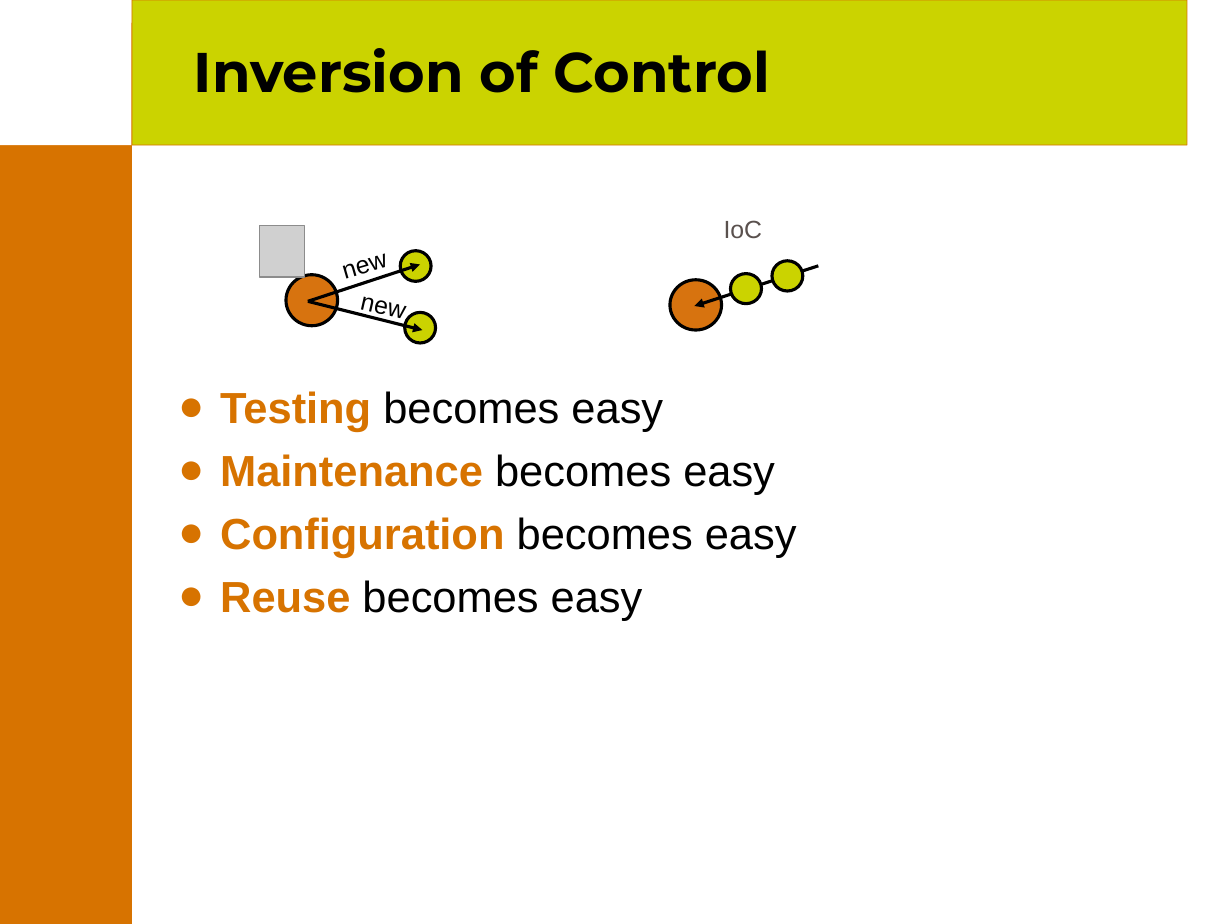
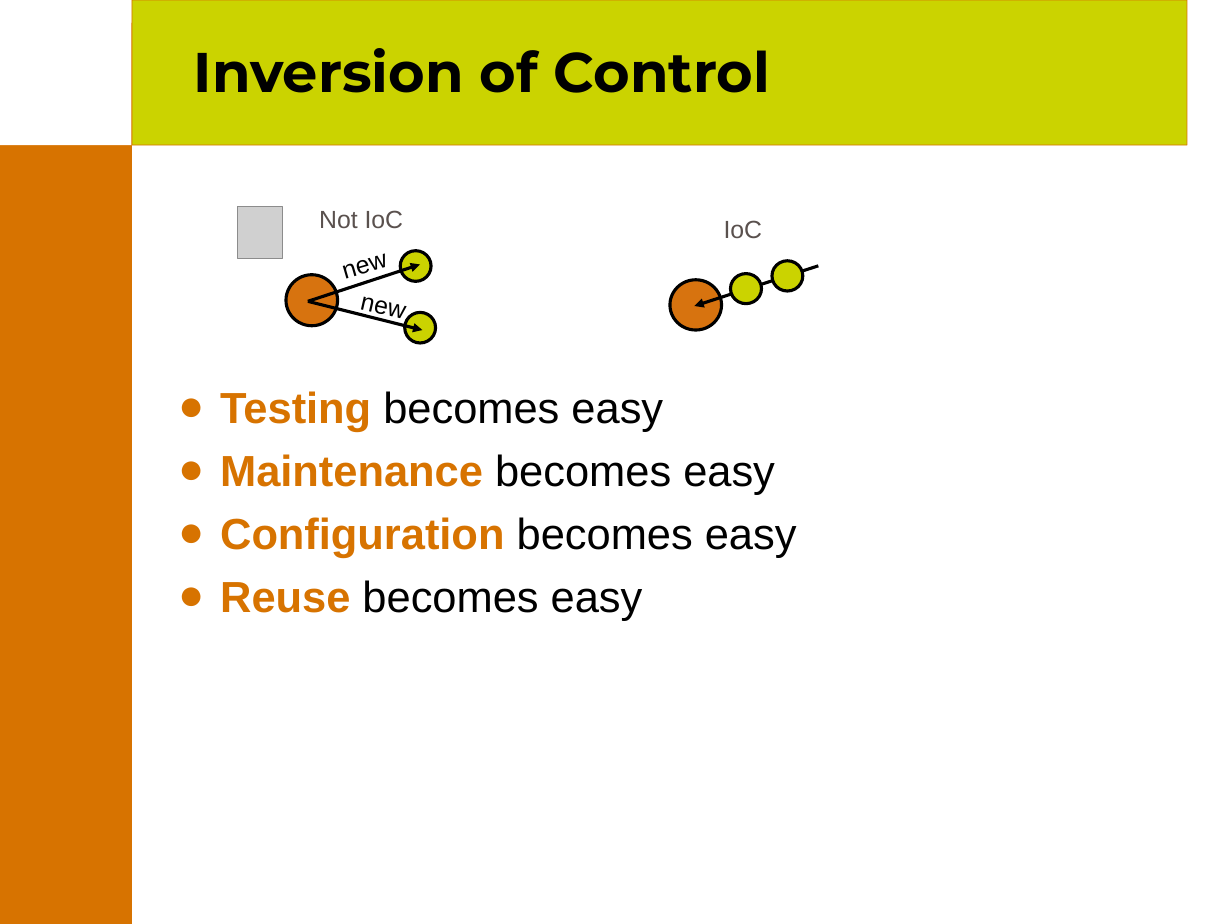
Before and after one commit to joehni/PicoContainer1-CVS, a slide deck: slide 6 of site/presentations/PicoContainer.ppt (slide 7 before the commit). Drawn at 1232x924 pixels with LibreOffice and Linux fonts; fonts in the diff are those of the drawing; grey boxes stand for pictures; background and template pictures are left out. Boxes give left, top, right and bottom in pixels: in the first picture for what was removed or moved away, otherwise in the second. Text is boxed around its words. In the diff, an @@ line names an element or a change of style, - is before the commit and + after.

```diff
--- a/site/presentations/PicoContainer.ppt
+++ b/site/presentations/PicoContainer.ppt
@@ picture: place and size @@
-picture at [259,226,304,277]
+picture at [238,207,283,258]
@@ text added at [319,210,404,229], 16 pt, text #5A514E @@
+Not IoC
```
Also in this commit, not shown: 14 other slides changed, 1 slide added, 3 slides removed.
